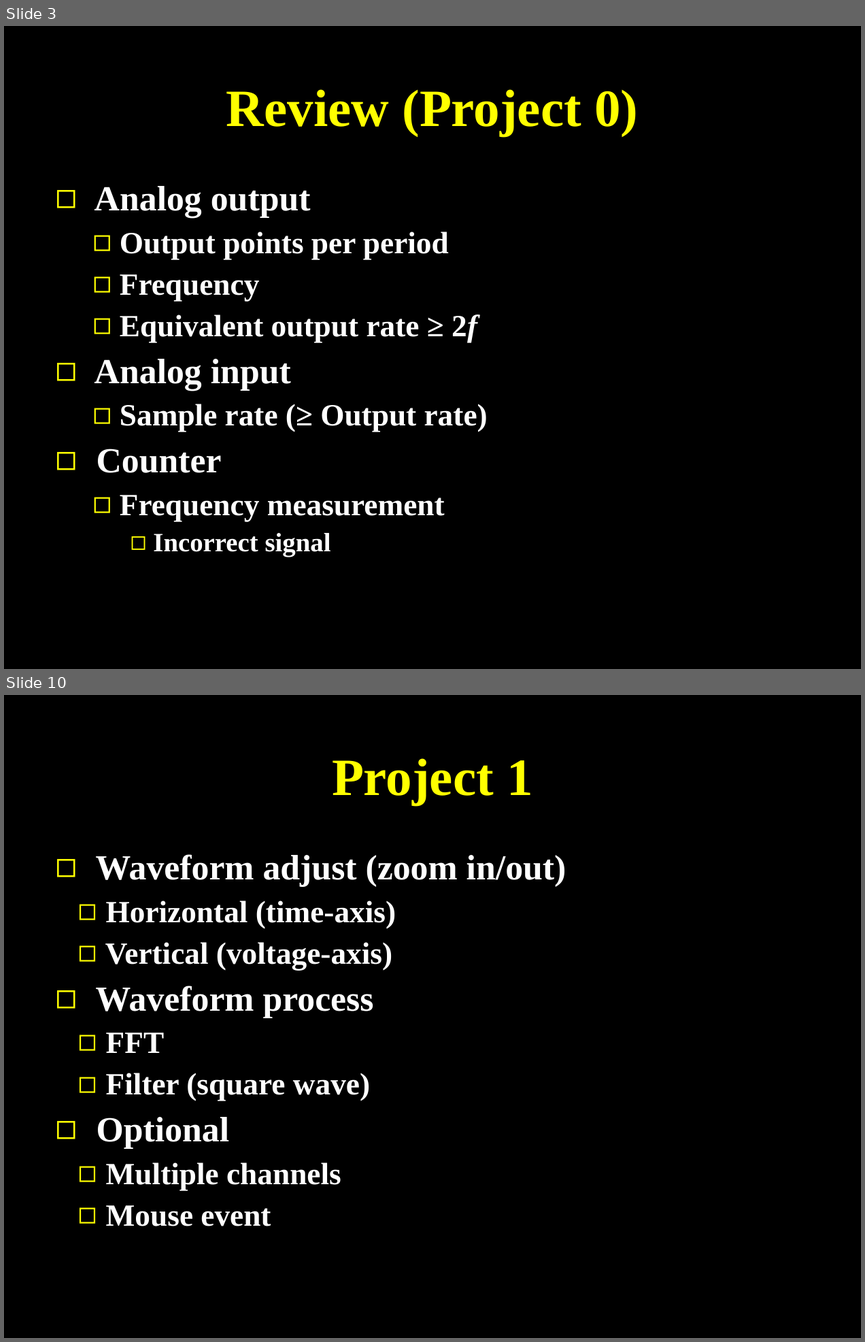
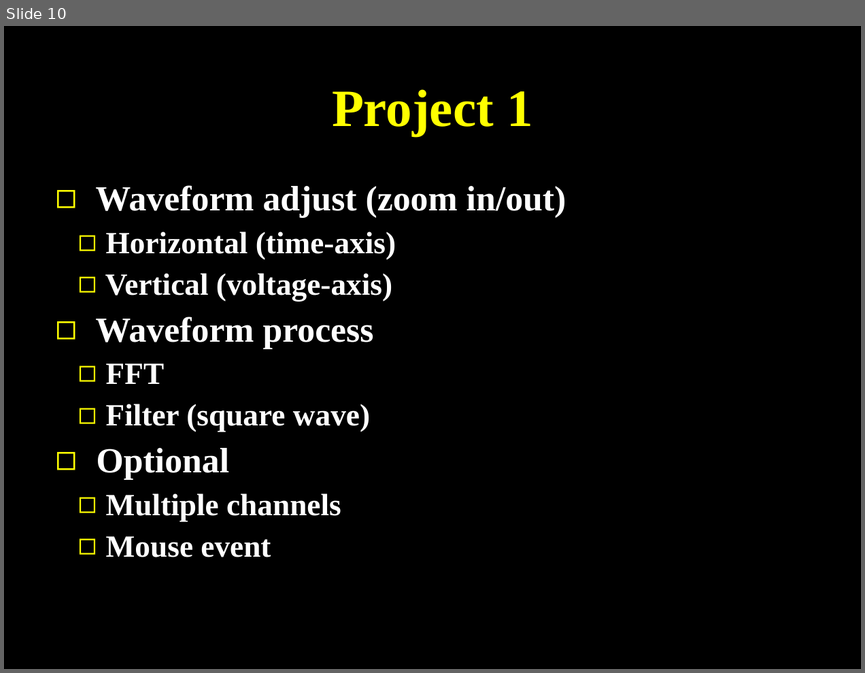
Before and after one commit to SJTUCourse/BI450, a slide deck: Lectures/2017 Fall/Lecture 1/Lecture 1.ppt. Shown one above the other, each under a label of ours: slides 3 and 10 before the commit, slide 10 after it; the slides between them are not shown. The pictures are 865x1342 and 865x673 pixels, drawn with LibreOffice and Linux fonts; fonts in the diff are those of the drawing. Boxes give left, top, right and bottom in pixels: in the first picture for what was removed or moved away, otherwise in the second. Text is boxed around its words. In the diff, an @@ line names an element or a change of style, - is before the commit and + after.

```diff
--- a/Lectures/2017 Fall/Lecture 1/Lecture 1.ppt
+++ b/Lectures/2017 Fall/Lecture 1/Lecture 1.ppt
@@ slide 3 removed at (4, 26, 861, 669), background #000000 @@
@@ title removed at (226, 89, 638, 136) @@
-Review (Project 0)
@@ text removed at (94, 186, 487, 556) @@
-◻ Analog output
-  ◻ Output points per period
-  ◻ Frequency
-  ◻ Equivalent output rate ≥ 2f
-◻ Analog input
-  ◻ Sample rate (≥ Output rate)
-◻ Counter
-  ◻ Frequency measurement
-    ◻ Incorrect signal
```
Also in this commit, not shown: 6 slides changed, 3 slides added, 2 other slides removed, 1 other file.
